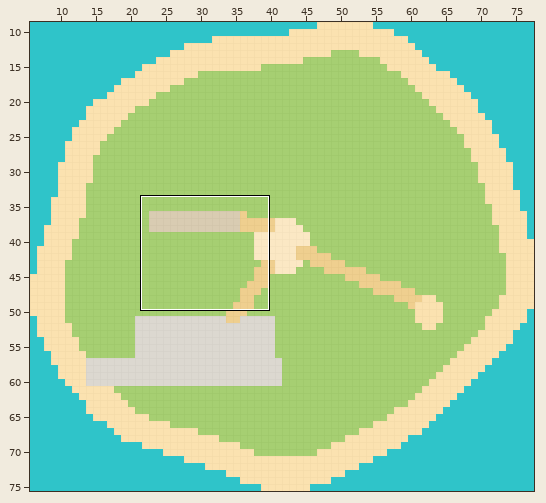
A Tiled map (JSON) gets an edit: web/public/maps/tahiti.tmj. Above: a wide view before the commit, with the close-up outlined.
Close-up. Earlier state:
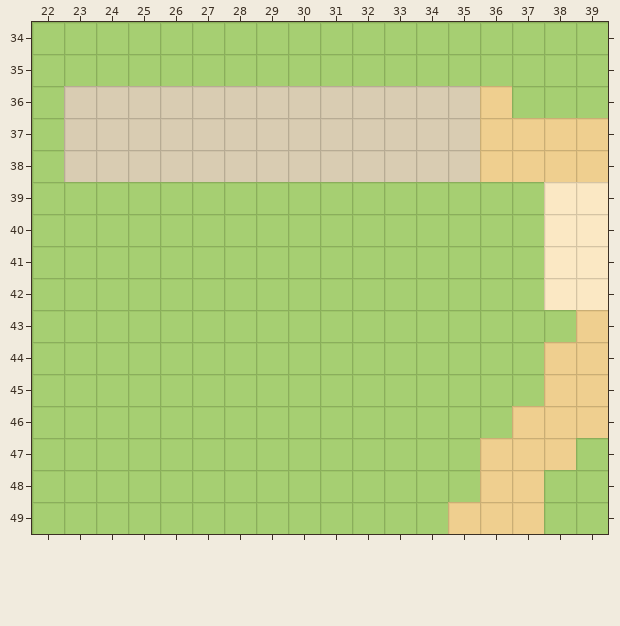
Cells are 16x16 px. Shown: x 22..39, y 34..49. The commit also changed other parts of the map, which this record leaves out.
The same view after the edit:
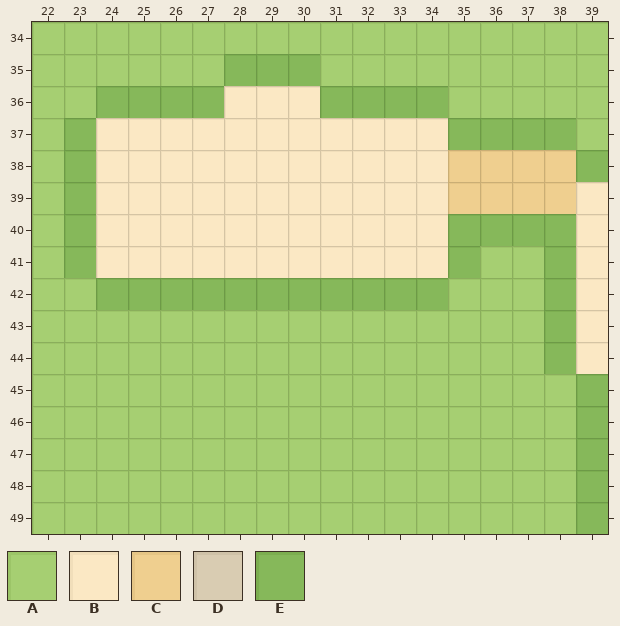
Key: from "ground": A 0 "grass", B 4 "plaza", C 8 "path", D 13 "terracotta", E 15 "grass_edge".
_ is an empty cell.
Edits made:
Layer "ground":
y 35: x 28..30 AAA -> EEE
y 36: x 23..36 DDDDDDDDDDDDDC -> AEEEEBBBEEEEAA
y 37: x 23..39 DDDDDDDDDDDDDCCCC -> EBBBBBBBBBBBEEEEA
y 38: x 23..35 DDDDDDDDDDDDD -> EBBBBBBBBBBBC; x 39 C -> E
y 39: x 23..38 AAAAAAAAAAAAAAAB -> EBBBBBBBBBBBCCCC
y 40: x 23..38 AAAAAAAAAAAAAAAB -> EBBBBBBBBBBBEEEE
y 41: x 23..35 AAAAAAAAAAAAA -> EBBBBBBBBBBBE; x 38 B -> E
y 42: x 24..34 AAAAAAAAAAA -> EEEEEEEEEEE; x 38 B -> E
y 43: x 38..39 AC -> EB
y 44: x 38..39 CC -> EB
y 45: x 38..39 CC -> AE
y 46: x 37..39 CCC -> AAE
y 47: x 36..39 CCCA -> AAAE
y 48: x 36..37 CC -> AA; x 39 A -> E
y 49: x 35..37 CCC -> AAA; x 39 A -> E
Changed places in both close-ups, as pixel boxes (x1, y1, x2, y2):
changed: (64, 54, 608, 534)
